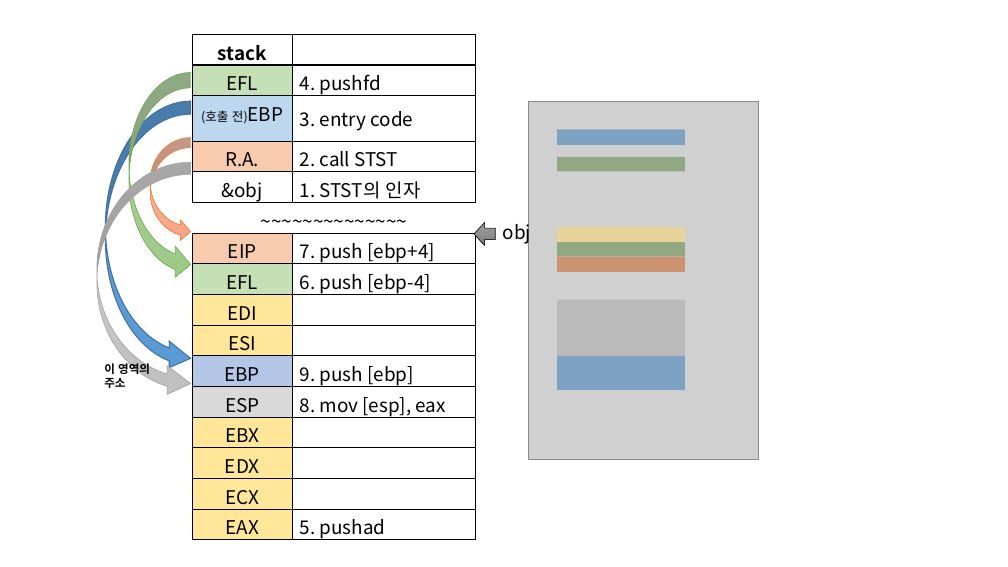
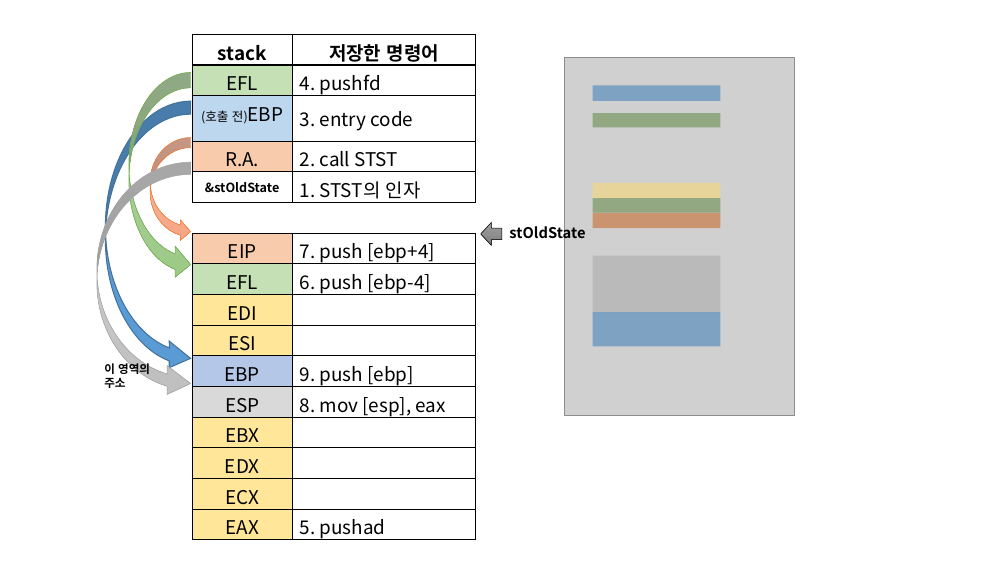
Before and after one commit to NSJ-student/context-switching, a slide deck: slide 2 of document/context switching.pptx. Drawn at 1008x567 pixels with LibreOffice and Linux fonts; fonts in the diff are those of the drawing; grey boxes stand for pictures. Boxes give left, top, right and bottom in pixels: in the first picture for what was removed or moved away, otherwise in the second. Text is boxed around its words. In the diff, an @@ line names an element or a change of style, - is before the commit and + after.

```diff
--- a/document/context switching.pptx
+++ b/document/context switching.pptx
@@ table at bbox=[192, 35, 476, 544] @@
-row 1, column 2: 
+row 1, column 2: 저장한 명령어
-row 5, column 1: &obj
+row 5, column 1: &stOldState
-row 6, column 1: ~~~~~~~~~~~~~~
+row 6, column 1: 
@@ 7 rectangles, 1 picture: place and size @@
-7 rectangles, 1 picture at bbox=[529, 101, 759, 459]
+7 rectangles, 1 picture at bbox=[564, 57, 794, 415]
@@ left arrow: place and size @@
-left arrow at bbox=[474, 222, 495, 245]
+left arrow at bbox=[481, 222, 502, 245]
@@ text "stOldState" at bbox=[509, 223, 585, 242]: vertical alignment top to middle @@
@@ text at bbox=[509, 223, 585, 242]: text changed; size 18 to 14 pt; bold on @@
-obj
+stOldState
```
Also in this commit, not shown: 1 other slide changed, 7 slides added, 2 slides removed, 1 other file.
